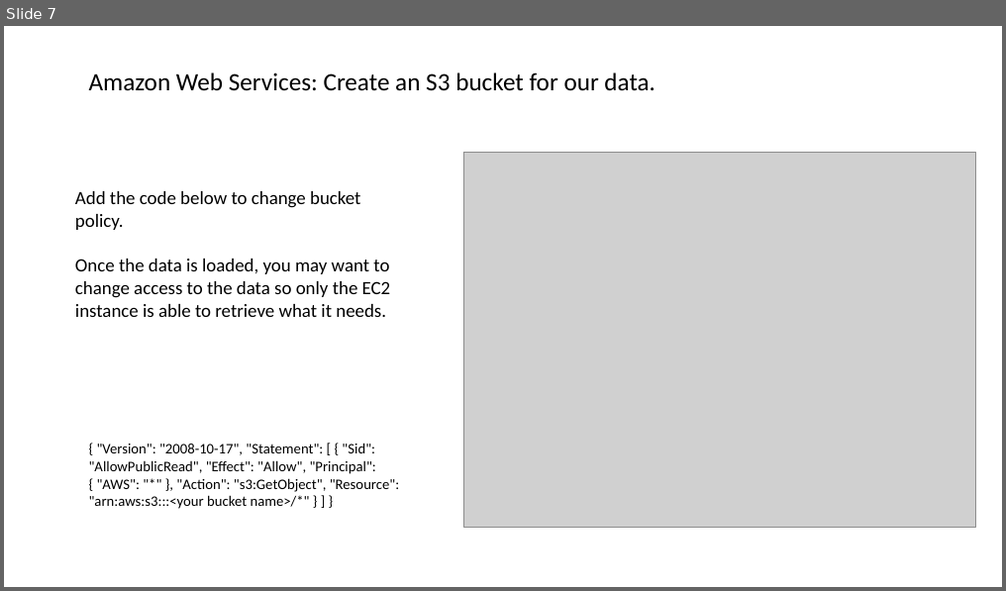
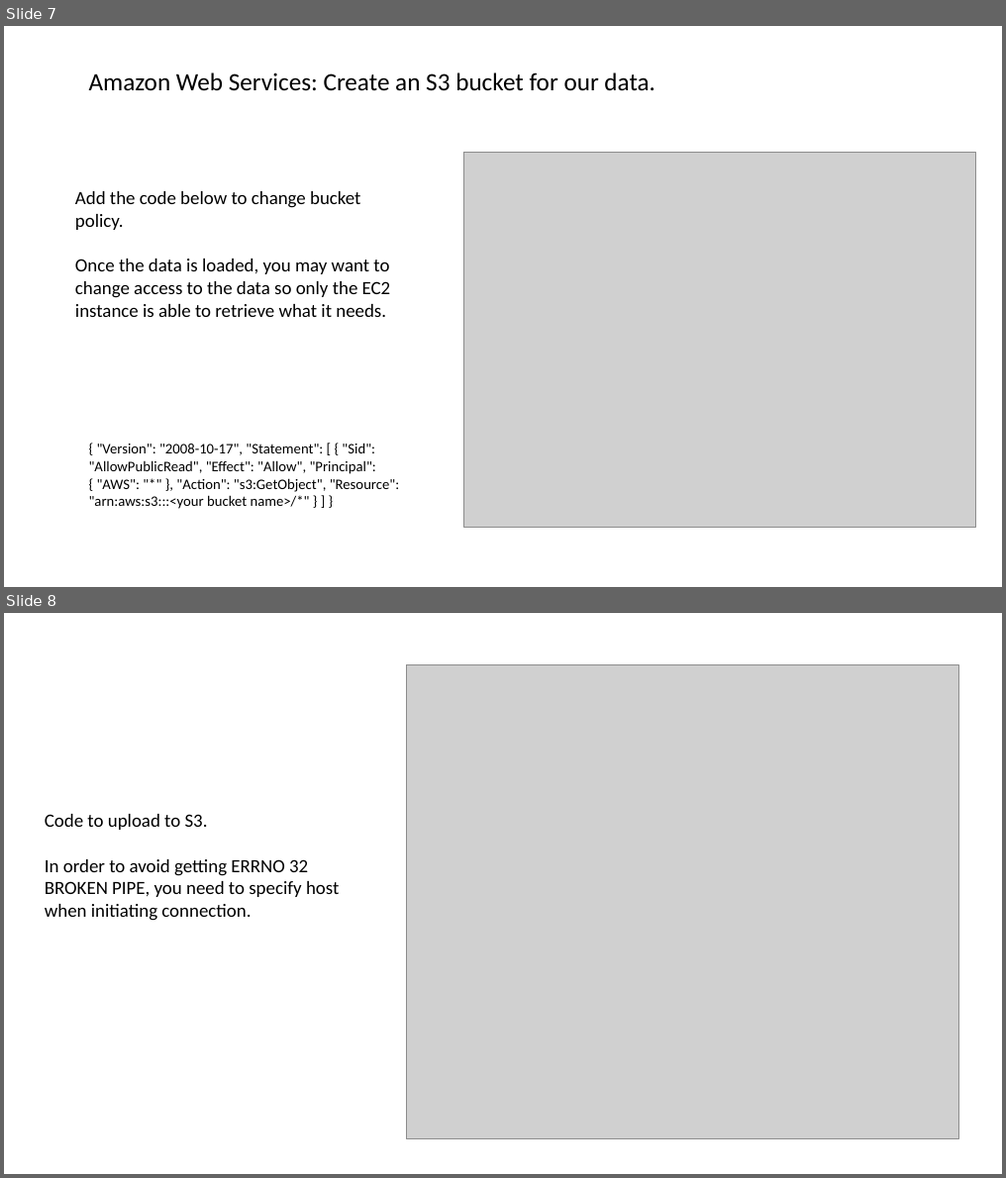
Before and after one commit to BruceZu/galvanize_capstone, a slide deck: Galvanize Capstone Process.pptx. Shown one above the other, each under a label of ours: slide 7 before the commit, slides 7 and 8 after it. The pictures are 1006x591 and 1006x1178 pixels, drawn with LibreOffice and Linux fonts; fonts in the diff are those of the drawing; grey boxes stand for pictures. Boxes give left, top, right and bottom in pixels: in the first picture for what was removed or moved away, otherwise in the second. Text is boxed around its words. In the diff, an @@ line names an element or a change of style, - is before the commit and + after.

```diff
--- a/Galvanize Capstone Process.pptx
+++ b/Galvanize Capstone Process.pptx
@@ slide 8 added at [4,613,1002,1174], background #FFFFFF @@
@@ picture added at [406,664,958,1140] @@
@@ text added at [45,814,339,921], 18 pt, text #000000 @@
+Code to upload to S3.
+In order to avoid getting ERRNO 32 BROKEN PIPE, you need to specify host when initiating connection.
```
Also in this commit, not shown: 1 slide removed, 2 other files.
